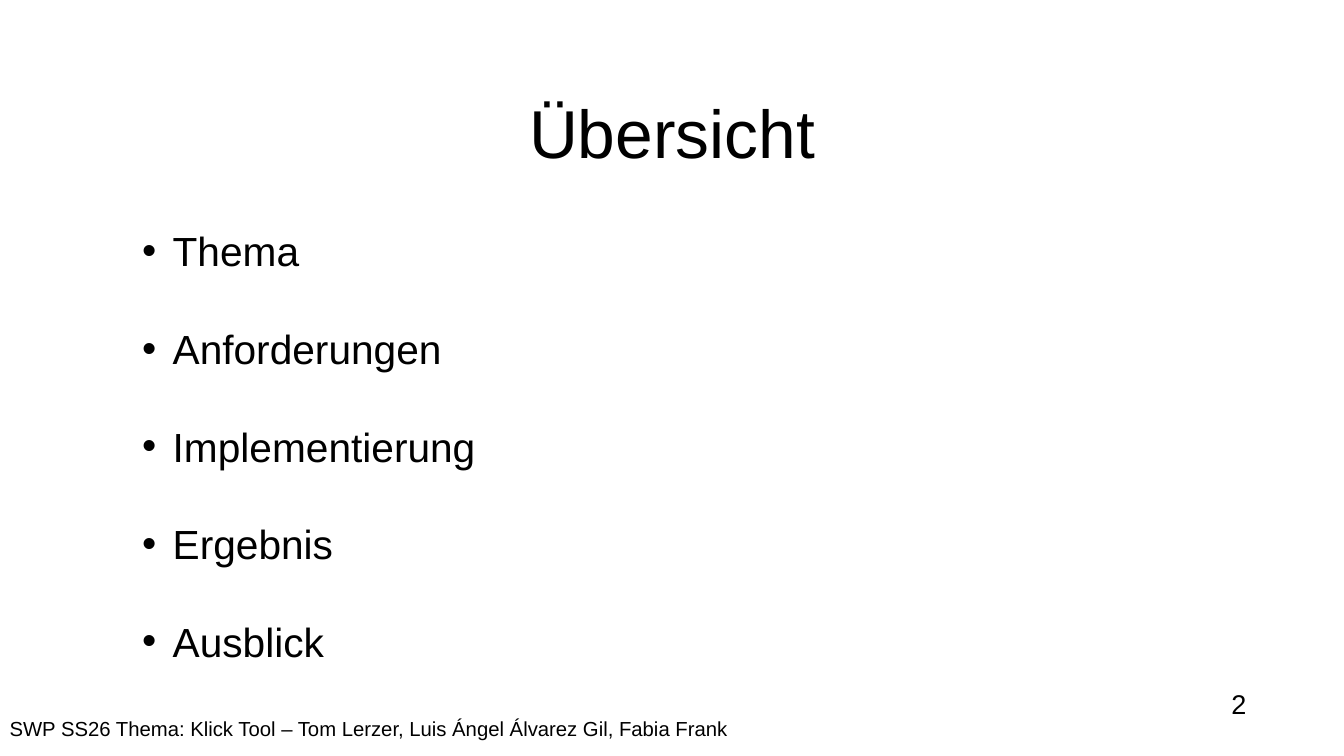
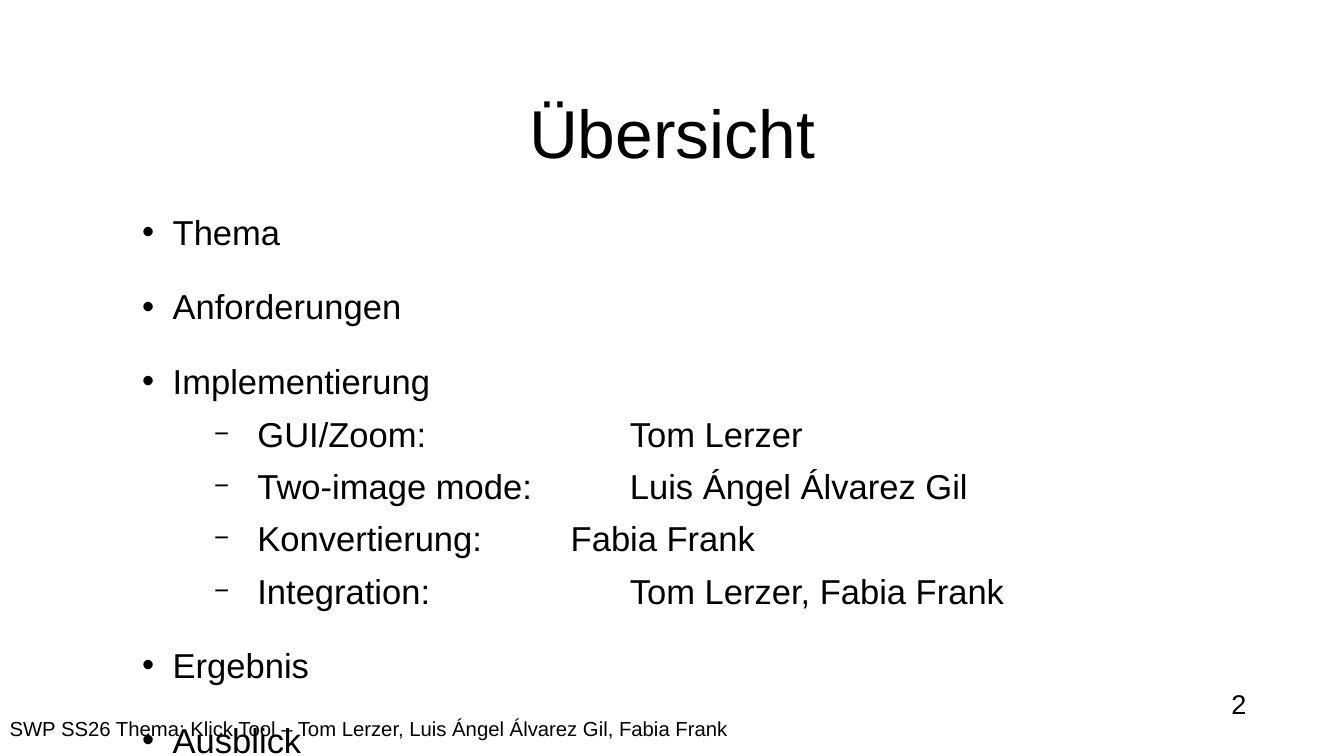
Before and after one commit to JMUWRobotics/3DTK, a slide deck: slide 2 of doc/New_click_tool_Praesentation.odp. Drawn at 1344x756 pixels with LibreOffice and Linux fonts; fonts in the diff are those of the drawing; background and template pictures are left out. Boxes give left, top, right and bottom in pixels: in the first picture for what was removed or moved away, otherwise in the second. Text is boxed around its words. In the diff, an @@ line names an element or a change of style, - is before the commit and + after.

```diff
--- a/doc/New_click_tool_Praesentation.odp
+++ b/doc/New_click_tool_Praesentation.odp
@@ text at box(173, 220, 430, 685): size 24 to 20.4 pt in "Thema", "Anforderungen", "Implementierung", "Ergebnis" and 1 more places; line spacing 2 to 1.8 @@
@@ text at box(257, 422, 1004, 609): paragraphs added @@
+  − GUI/Zoom: Tom Lerzer
+  − Two-image mode: Luis Ángel Álvarez Gil
+  − Konvertierung: Fabia Frank
+  − Integration: Tom Lerzer, Fabia Frank
```
Also in this commit, not shown: 8 other slides changed, 2 other files.
